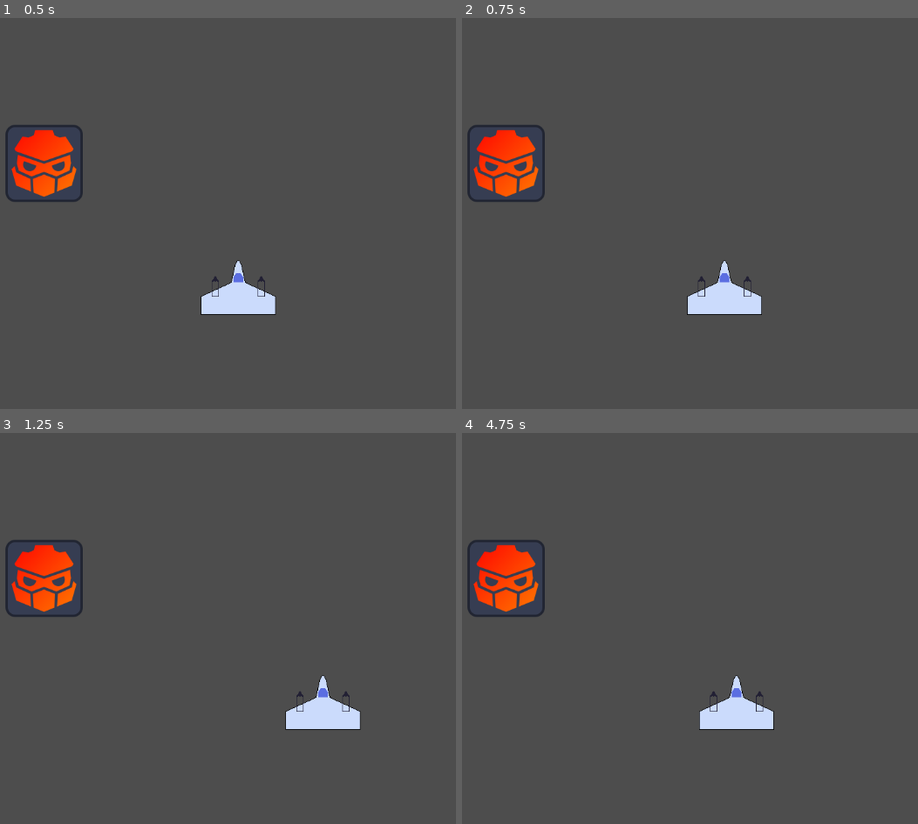
Above: before the commit, frames 1-4 (two rows, left to right).
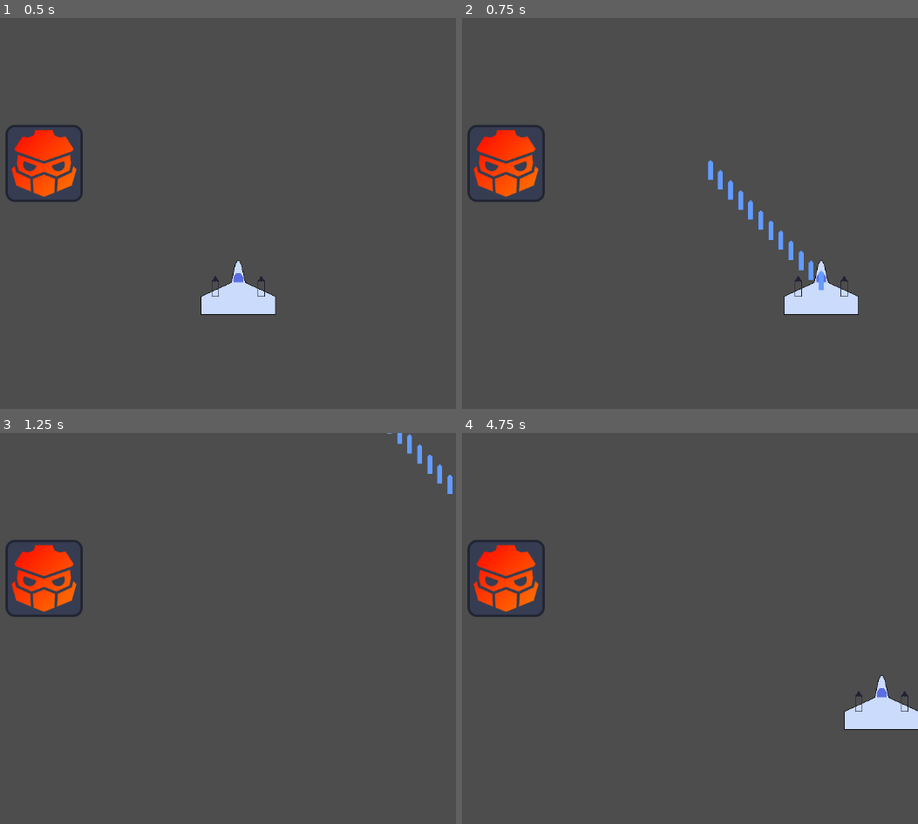
Above: after the commit, the same moments.

Repository: Tamicktom/simple-space-shooter
Game: Godot game, scene res://levels/level-1.tscn
The game is run twice, just before and just after one commit, with the same random seed, the same clock (stepped at 60 frames per second) and the same inputs.
Inputs (mouse positions are in pixels of both pictures, inside the frame that each line leads up to):
- Up to frame 1 (0.5 s): no input
- Up to frame 2 (0.75 s): tap Enter at 0.5 s; move the mouse to (721, 193) at 0.52 s; press the mouse at (721, 193) at 0.53 s; hold Right (right) from 0.53 s (still down)
- Up to frame 3 (1.25 s): keep holding Right (right)
- Up to frame 4 (4.75 s): move the mouse to (outside the picture) at 1.27 s; release Right (right) at 1.28 s; release the mouse at (outside the picture) at 1.28 s; hold Down (down) 1.28-2.03 s; click (outside the picture) at 1.35 s; move the mouse to (639, 542) at 2.02 s; press the mouse at (639, 542) at 2.03 s; hold Right (right) 2.03-2.78 s; move the mouse to (534, 706) at 2.77 s; release the mouse at (534, 706) at 2.78 s; hold W (up) 2.78-3.53 s; click (534, 706) at 2.85 s; move the mouse to (776, 687) at 3.52 s; press the mouse at (776, 687) at 3.53 s; hold Left (left) from 3.53 s (still down); move the mouse to (outside the picture) at 4.27 s; release the mouse at (outside the picture) at 4.28 s; click (outside the picture) at 4.35 s

Frame 1 is identical in both runs. In frame 2, 3.2% of the frame differs, in the area x 49-87%, y 36-76%; in frame 3, 1.6%; in frame 4, 2.5%.

Commit message:
player can shoot

Diff:
--- a/levels/level-1.tscn
+++ b/levels/level-1.tscn
@@ -1,9 +1,11 @@
-[gd_scene load_steps=3 format=3 uid="uid://b6us5vgyknhdh"]
+[gd_scene load_steps=4 format=3 uid="uid://b6us5vgyknhdh"]
 
+[ext_resource type="Script" path="res://levels/level_1.gd" id="1_jcfxw"]
 [ext_resource type="PackedScene" uid="uid://jheooagu58jl" path="res://player/player.tscn" id="1_ov2os"]
 [ext_resource type="Texture2D" uid="uid://qkvvgoml3wmw" path="res://icon.svg" id="2_lwl2t"]
 
 [node name="Level-1" type="Node2D"]
+script = ExtResource("1_jcfxw")
 
 [node name="Player" parent="." instance=ExtResource("1_ov2os")]
 position = Vector2(216, 111)
@@ -13,3 +15,7 @@
 texture = ExtResource("2_lwl2t")
 
 [node name="Camera2D" type="Camera2D" parent="."]
+
+[node name="Projectiles" type="Node2D" parent="."]
+
+[connection signal="shoot_laser" from="Player" to="." method="_on_player_shoot_laser"]
--- /dev/null
+++ b/levels/level_1.gd
@@ -0,0 +1,8 @@
+extends Node2D
+
+@onready var laser_scene: PackedScene = preload("res://scenes/projectiles/laser.tscn");
+
+func _on_player_shoot_laser(pos:Vector2) -> void:
+	var laser:Laser = laser_scene.instantiate();
+	laser.position = pos;
+	$Projectiles.add_child(laser);
--- a/player/player.gd
+++ b/player/player.gd
@@ -2,23 +2,21 @@
 
 class_name Player;
 
-@export var speed: float = 200.0;
+signal shoot_laser(pos: Vector2);
 
-# Called when the node enters the scene tree for the first time.
-func _ready() -> void:
-	pass # Replace with function body.
+@export var speed: float = 500.0;
 
 # Called every frame. 'delta' is the elapsed time since the previous frame.
 func _process(delta: float) -> void:
 	move_player(delta);
 
-	if Input.is_action_just_pressed("shoot"):
+	if Input.is_action_pressed("shoot"):
 		shoot();
 
 func move_player(delta: float) -> void:
 	# Get the input direction and the current velocity
 	var direction = Input.get_vector("left", "right", "up", "down");
-	var velocity = direction * speed;
+	velocity = direction * speed;
 
 	# Move the player
 	position += velocity * delta;
@@ -27,3 +25,4 @@
 
 func shoot():
 	print("Player has soot");
+	emit_signal("shoot_laser", position);
--- /dev/null
+++ b/scenes/projectiles/laser.gd
@@ -0,0 +1,10 @@
+extends Area2D;
+
+class_name Laser;
+
+@export var speed: float = 1000.0;
+var direction: Vector2 = Vector2.UP;
+var damage: float = 10.0;
+
+func _process(delta: float) -> void:
+	position += direction * speed * delta;
--- /dev/null
+++ b/scenes/projectiles/laser.tscn
@@ -0,0 +1,18 @@
+[gd_scene load_steps=4 format=3 uid="uid://borj00jw24elu"]
+
+[ext_resource type="Texture2D" uid="uid://bfsskgsfppjpa" path="res://raw-sprites/laser.png" id="1_w8trq"]
+[ext_resource type="Script" path="res://scenes/projectiles/laser.gd" id="1_whtdh"]
+
+[sub_resource type="CapsuleShape2D" id="CapsuleShape2D_hamk3"]
+radius = 4.0
+height = 32.0
+
+[node name="Laser" type="Area2D"]
+script = ExtResource("1_whtdh")
+
+[node name="Sprite2D" type="Sprite2D" parent="."]
+rotation = -1.5708
+texture = ExtResource("1_w8trq")
+
+[node name="CollisionShape2D" type="CollisionShape2D" parent="."]
+shape = SubResource("CapsuleShape2D_hamk3")
Binary file added: raw-sprites/laser.aseprite
Binary file added: raw-sprites/laser.png
Not shown, added: raw-sprites/laser.png.import
